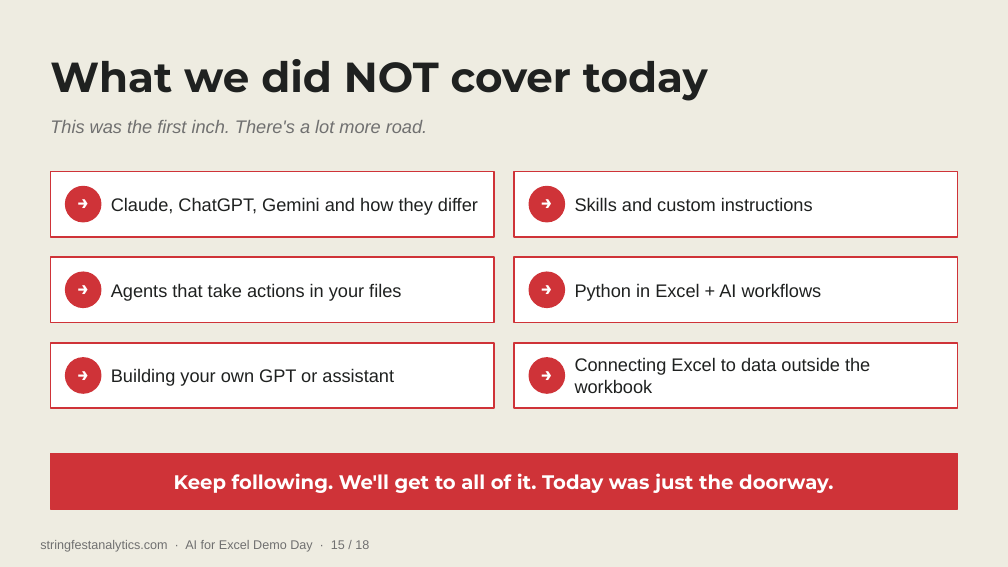
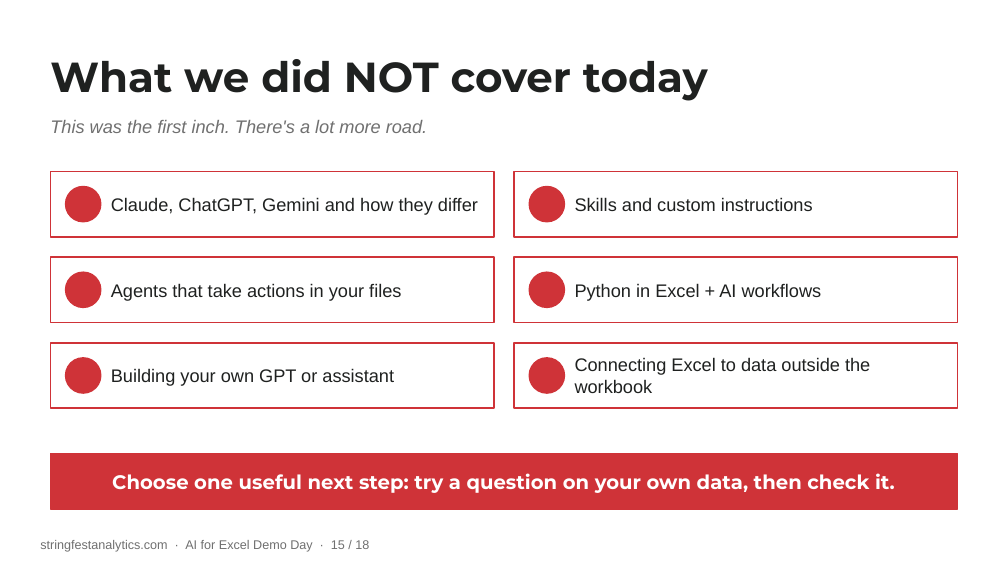
Before and after one commit to stringfestdata/ai-for-excel-demo-day, a slide deck: slide 15 of AI-for-Excel-Demo-Day.pptx. Drawn at 1008x567 pixels with LibreOffice and Linux fonts; fonts in the diff are those of the drawing. Boxes give left, top, right and bottom in pixels: in the first picture for what was removed or moved away, otherwise in the second. Text is boxed around its words. In the diff, an @@ line names an element or a change of style, - is before the commit and + after.

```diff
--- a/AI-for-Excel-Demo-Day.pptx
+++ b/AI-for-Excel-Demo-Day.pptx
@@ background #EEECE1 to #FFFFFF @@
@@ text removed at bbox=[66, 184, 101, 220] @@
-→
@@ text removed at bbox=[529, 184, 564, 220] @@
-→
@@ text removed at bbox=[66, 270, 101, 305] @@
-→
@@ text removed at bbox=[529, 270, 564, 305] @@
-→
@@ text removed at bbox=[66, 356, 101, 391] @@
-→
@@ text removed at bbox=[529, 356, 564, 391] @@
-→
@@ text at bbox=[112, 473, 895, 493]: text changed @@
-Keep following. We'll get to all of it. Today was just the doorway.
+Choose one useful next step: try a question on your own data, then check it.
```
Also in this commit, not shown: 16 other slides changed, 1 slide added, 1 slide removed, 5 other files.
